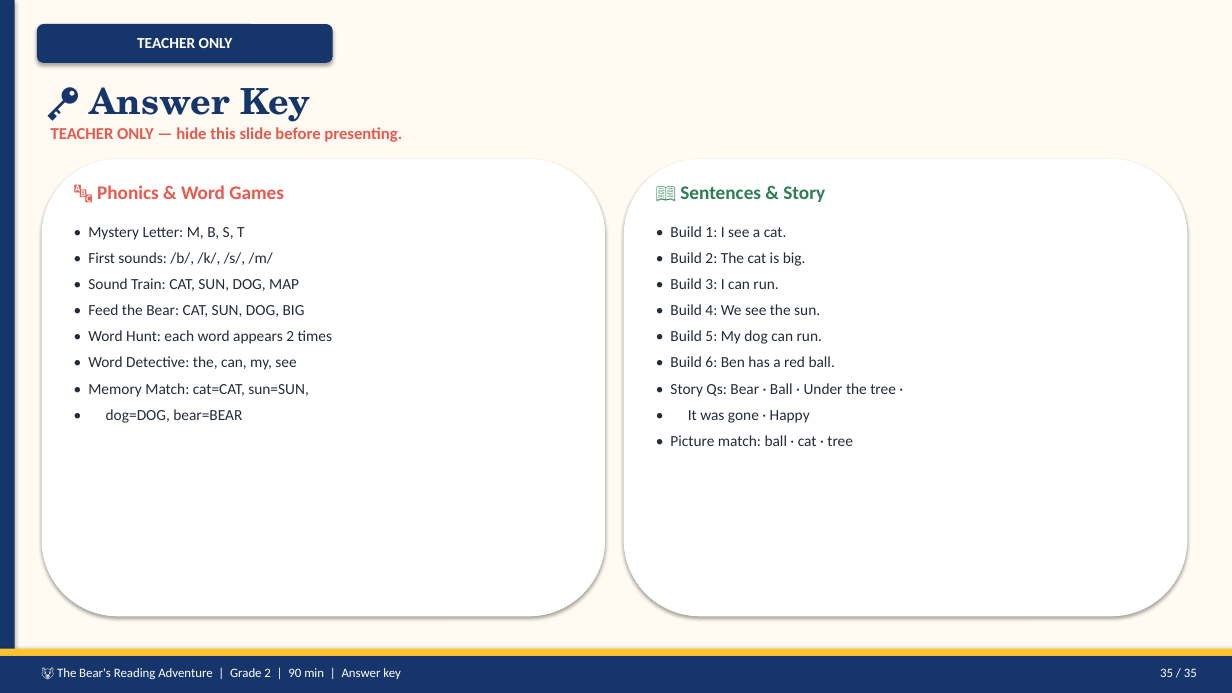
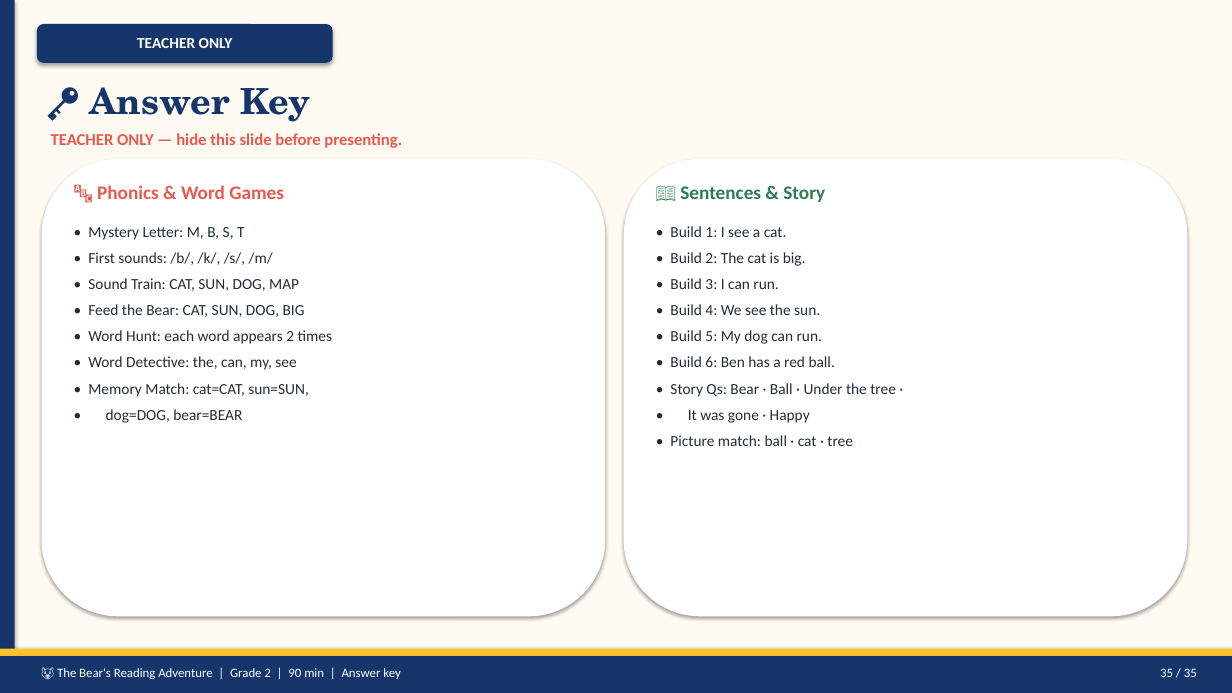
Before and after one commit to bhushanjain143/class-nodes-, a slide deck: slide 35 of Grade2_Bear_Reading_Adventure_90min.pptx. Drawn at 1232x693 pixels with LibreOffice and Linux fonts; fonts in the diff are those of the drawing. Boxes give left, top, right and bottom in pixels: in the first picture for what was removed or moved away, otherwise in the second. Text is boxed around its words. In the diff, an @@ line names an element or a change of style, - is before the commit and + after.

```diff
--- a/Grade2_Bear_Reading_Adventure_90min.pptx
+++ b/Grade2_Bear_Reading_Adventure_90min.pptx
@@ text "TEACHER ONLY — hide this ...": place and size @@
-text "TEACHER ONLY — hide this ..." at <box>51,127,402,142</box>
+text "TEACHER ONLY — hide this ..." at <box>51,133,402,148</box>
```
Also in this commit, not shown: 32 other slides changed, 5 other files.
